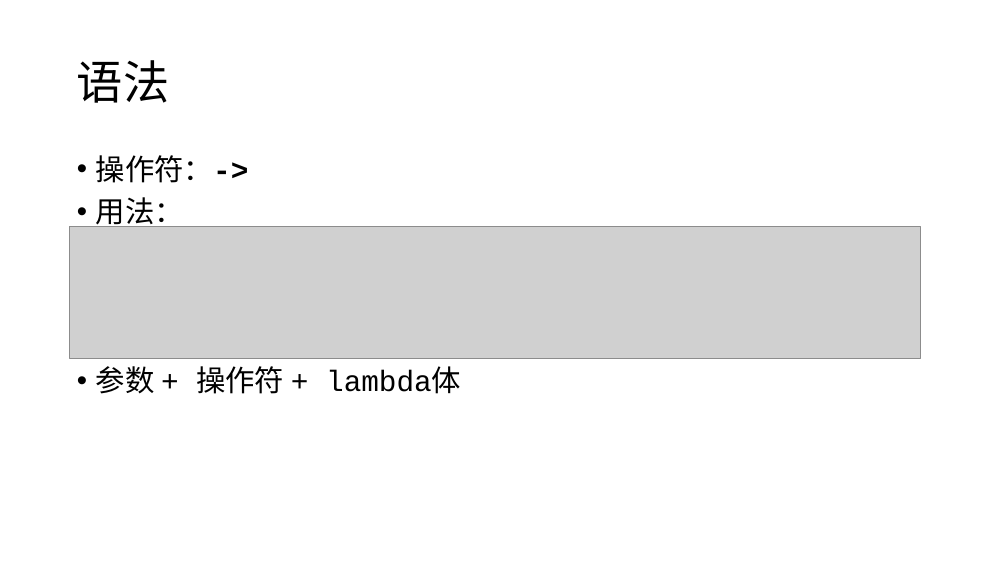
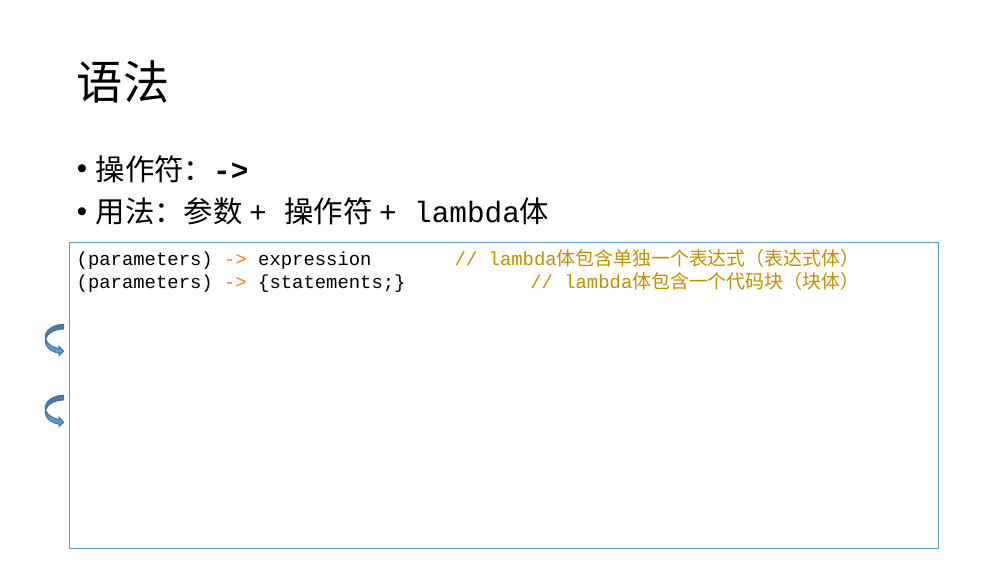
Before and after one commit to RuWang-0/lambda-in-Java-C-, a slide deck: slide 7 of lambda-ppt.pptx (slide 6 before the commit). Drawn at 1008x567 pixels with LibreOffice and Linux fonts; fonts in the diff are those of the drawing; grey boxes stand for pictures. Boxes give left, top, right and bottom in pixels: in the first picture for what was removed or moved away, otherwise in the second. Text is boxed around its words. In the diff, an @@ line names an element or a change of style, - is before the commit and + after.

```diff
--- a/lambda-ppt.pptx
+++ b/lambda-ppt.pptx
@@ text at (96,197,549,225): text changed @@
-• 用法：
-• 参数 + 操作符 + lambda体
+• 用法：参数 + 操作符 + lambda体
@@ picture removed at (70,226,921,358) @@
@@ rectangle added at (70,243,939,548), fill #FFFFFF, outline #5B9BD5 1 pt, 18 pt, text #000000 @@
+(parameters) -> expression // lambda体包含单独一个表达式（表达式体）
+(parameters) -> {statements;} // lambda体包含一个代码块（块体）
@@ curved right arrow added at (45,324,64,356), fill #5B9BD5, outline #43739E 1 pt @@
@@ curved right arrow added at (45,395,64,427), fill #5B9BD5, outline #43739E 1 pt @@
```
Also in this commit, not shown: 11 other slides changed, 2 slides added, 4 slides removed.
